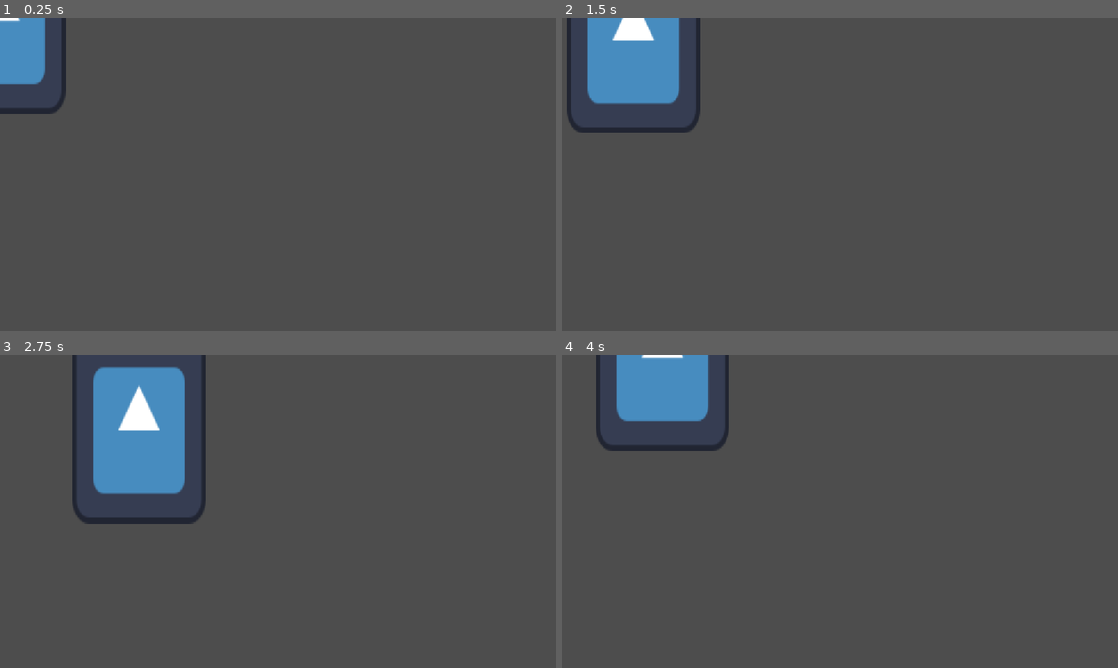
Above: before the commit, frames 1-4 (two rows, left to right).
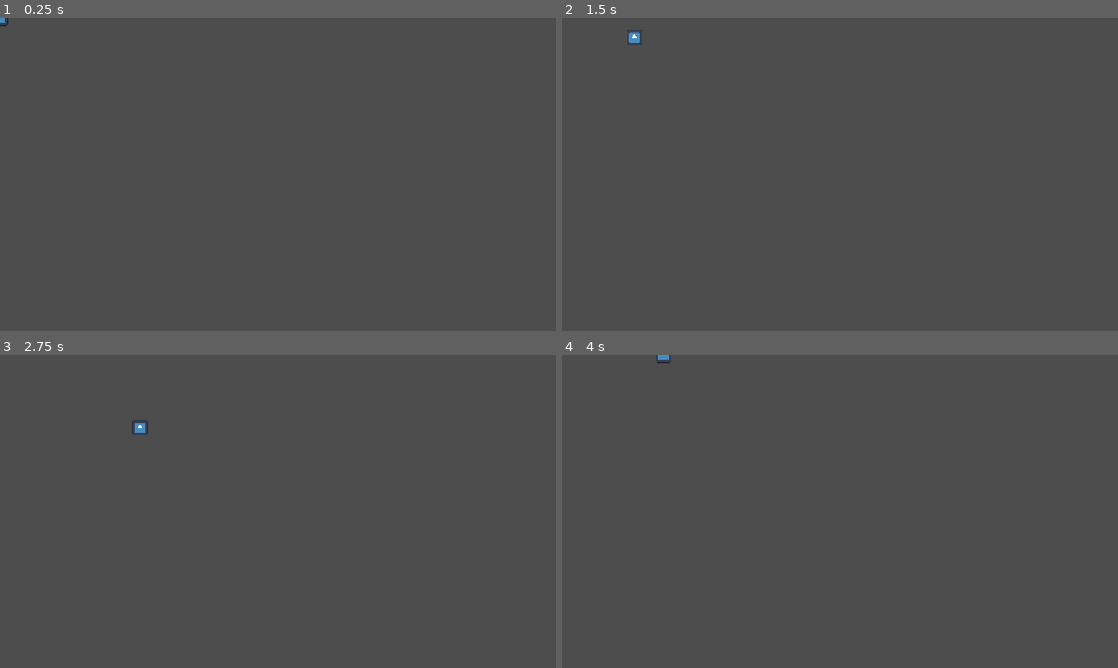
Above: after the commit, the same moments.

Repository: derDONy/2d-rpg
Game: Godot game, scene res://scenes/player/player.tscn
The game is run twice, just before and just after one commit, with the same random seed, the same clock (stepped at 60 frames per second) and the same inputs. The engine's default icon, where the game draws it, is replaced by a stand-in: a white triangle on a blue panel in a dark square.
Inputs (mouse positions are in pixels of both pictures, inside the frame that each line leads up to):
- Up to frame 1 (0.25 s): no input
- Up to frame 2 (1.5 s): tap Enter at 0.5 s; move the mouse to (962, 158) at 0.52 s; hold D (move_right) 0.53-1.28 s; click (962, 158) at 0.67 s; move the mouse to (728, 190) at 1.27 s; hold S (move_down) from 1.28 s (still down); click (728, 190) at 1.42 s
- Up to frame 3 (2.75 s): move the mouse to (333, 442) at 2.02 s; release S (move_down) at 2.03 s; hold D (move_right) from 2.03 s (still down); click (333, 442) at 2.17 s
- Up to frame 4 (4 s): move the mouse to (812, 574) at 2.77 s; release D (move_right) at 2.78 s; hold W (move_up) 2.78-3.53 s; click (812, 574) at 2.92 s; move the mouse to (1006, 558) at 3.52 s; hold A (move_left) from 3.53 s (still down); click (1006, 558) at 3.67 s

The runs differ from the first frame. In frame 1, 2.2% of the frame differs, in the area x 0-12%, y 0-31%; in frame 2, 5.6%; in frame 3, 8.0%, in the area x 13-37%, y 0-54%; in frame 4, 4.5%.

Commit message:
Step 3: Attack mechanic (click to target, key to strike, cooldown, range)
Player detects click via physics query, sets enemy as target.
Attack key deals damage if target is within 150px and cooldown elapsed (0.5s).
Enemy dies at 0 HP and prints XP reward.

Co-Authored-By: Claude Sonnet 4.6 <noreply@anthropic.com>

Diff:
--- /dev/null
+++ b/2d-rpg/scenes/player/enemy.tscn
@@ -0,0 +1,20 @@
+[gd_scene format=3 uid="uid://cq1wc3r0fyxx3"]
+
+[ext_resource type="Script" uid="uid://ddse1wgtbgme1" path="res://scripts/enemy.gd" id="1_2aby3"]
+[ext_resource type="Texture2D" uid="uid://cl2fy3ccregli" path="res://icon.svg" id="2_l06e1"]
+
+[sub_resource type="CapsuleShape2D" id="CapsuleShape2D_dunel"]
+radius = 16.0
+height = 48.0
+
+[node name="Enemy" type="CharacterBody2D" unique_id=169511429]
+input_pickable = true
+script = ExtResource("1_2aby3")
+
+[node name="CollisionShape2D" type="CollisionShape2D" parent="." unique_id=718083049]
+shape = SubResource("CapsuleShape2D_dunel")
+
+[node name="Sprite2D" type="Sprite2D" parent="." unique_id=419457934]
+modulate = Color(1, 0.2, 0.2, 1)
+scale = Vector2(0.25, 0.25)
+texture = ExtResource("2_l06e1")
--- a/2d-rpg/scenes/player/player.tscn
+++ b/2d-rpg/scenes/player/player.tscn
@@ -4,6 +4,8 @@
 [ext_resource type="Texture2D" uid="uid://cl2fy3ccregli" path="res://icon.svg" id="2_gmlin"]
 
 [sub_resource type="CapsuleShape2D" id="CapsuleShape2D_dunel"]
+radius = 16.0
+height = 48.0
 
 [node name="Player" type="CharacterBody2D" unique_id=2113424441]
 script = ExtResource("1_dovo2")
@@ -12,6 +14,5 @@
 shape = SubResource("CapsuleShape2D_dunel")
 
 [node name="Sprite2D" type="Sprite2D" parent="." unique_id=540447009]
-position = Vector2(-2.0000153, 0)
-scale = Vector2(2.15625, 3.109375)
+scale = Vector2(0.25, 0.25)
 texture = ExtResource("2_gmlin")
--- /dev/null
+++ b/2d-rpg/scenes/world.tscn
@@ -0,0 +1,12 @@
+[gd_scene format=3 uid="uid://bdak2f3gurjfv"]
+
+[ext_resource type="PackedScene" uid="uid://big8vylr7ewyt" path="res://scenes/player/player.tscn" id="1_rwgxs"]
+[ext_resource type="PackedScene" uid="uid://cq1wc3r0fyxx3" path="res://scenes/player/enemy.tscn" id="2_4wyf3"]
+
+[node name="World" type="Node2D" unique_id=1477626716]
+
+[node name="Player" parent="." unique_id=2113424441 instance=ExtResource("1_rwgxs")]
+position = Vector2(200, 300)
+
+[node name="Enemy" parent="." unique_id=169511429 instance=ExtResource("2_4wyf3")]
+position = Vector2(500, 300)
--- /dev/null
+++ b/2d-rpg/scripts/enemy.gd
@@ -0,0 +1,15 @@
+extends CharacterBody2D
+
+var hp: int = 50
+var max_hp: int = 50
+var xp_value: int = 20
+
+func take_damage(amount: int) -> void:
+	hp -= amount
+	print("Gegner HP: ", hp, "/", max_hp)
+	if hp <= 0:
+		die()
+
+func die() -> void:
+	print("Gegner gestorben! +", xp_value, " XP")
+	queue_free()
--- a/2d-rpg/scripts/player.gd
+++ b/2d-rpg/scripts/player.gd
@@ -1,8 +1,17 @@
 extends CharacterBody2D
 
 const SPEED = 200.0
+const ATTACK_RANGE = 150.0
+const ATTACK_COOLDOWN = 0.5
 
-func _physics_process(delta: float) -> void:
+var damage: int = 10
+var target: Node2D = null
+var cooldown_timer: float = 0.0
+
+func _ready() -> void:
+	add_to_group("player")
+
+func _physics_process(_delta: float) -> void:
 	var direction = Vector2.ZERO
 	direction.x = Input.get_axis("move_left", "move_right")
 	direction.y = Input.get_axis("move_up", "move_down")
@@ -13,3 +22,39 @@
 		velocity = Vector2.ZERO
 
 	move_and_slide()
+
+	if cooldown_timer > 0.0:
+		cooldown_timer -= _delta
+
+func _input(event: InputEvent) -> void:
+	if event is InputEventMouseButton and event.button_index == MOUSE_BUTTON_LEFT and event.pressed:
+		_try_select_target(event.position)
+	if event.is_action_pressed("attack"):
+		_try_attack()
+
+func _try_select_target(mouse_pos: Vector2) -> void:
+	var space = get_world_2d().direct_space_state
+	var query = PhysicsPointQueryParameters2D.new()
+	query.position = get_viewport().get_canvas_transform().affine_inverse() * mouse_pos
+	query.collision_mask = 1
+	var results = space.intersect_point(query)
+	for r in results:
+		var obj = r["collider"].get_parent() if r["collider"].get_parent().has_method("take_damage") else r["collider"]
+		if obj.has_method("take_damage"):
+			target = obj
+			print("Ziel gesetzt: ", obj.name)
+			return
+
+func _try_attack() -> void:
+	if target == null or not is_instance_valid(target):
+		print("Kein Ziel!")
+		return
+	if cooldown_timer > 0.0:
+		print("Cooldown: ", snappedf(cooldown_timer, 0.01), "s")
+		return
+	var dist = global_position.distance_to(target.global_position)
+	if dist > ATTACK_RANGE:
+		print("Zu weit! Distanz: ", int(dist))
+		return
+	target.take_damage(damage)
+	cooldown_timer = ATTACK_COOLDOWN
